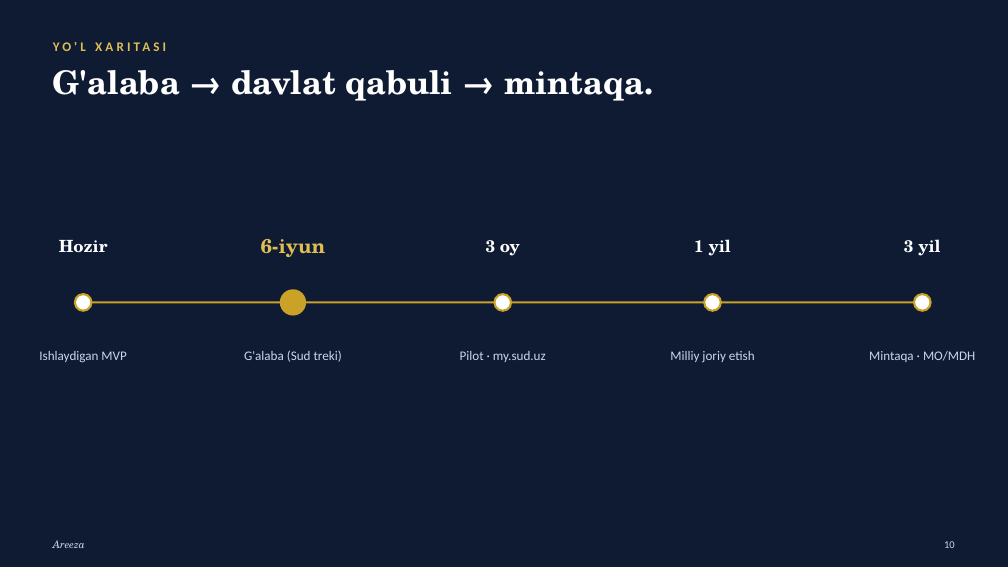
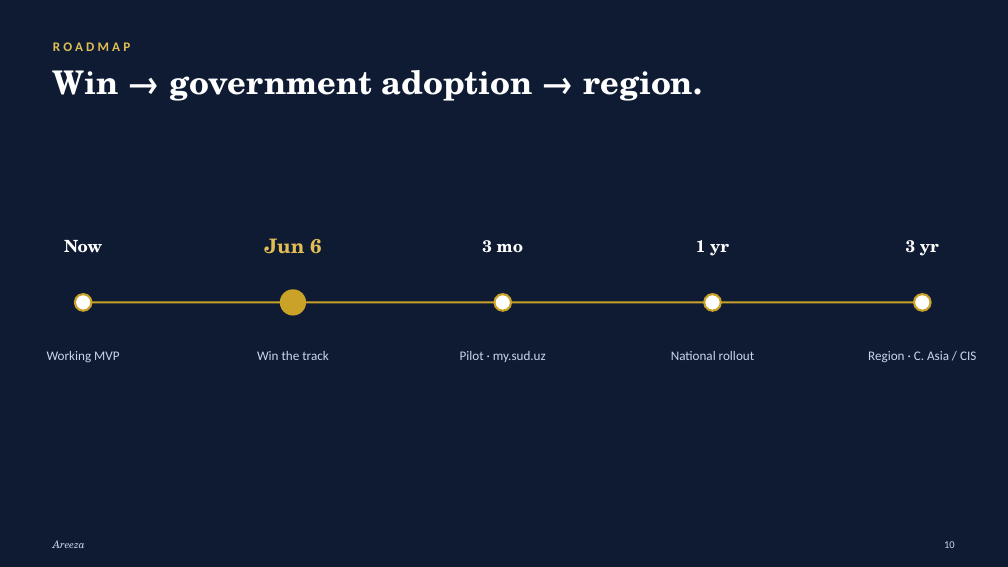
Before and after one commit to romaluev/areeza, a slide deck: slide 10 of docs/areeza-deck.pptx. Drawn at 1008x567 pixels with LibreOffice and Linux fonts; fonts in the diff are those of the drawing. Boxes give left, top, right and bottom in pixels: in the first picture for what was removed or moved away, otherwise in the second. Text is boxed around its words. In the diff, an @@ line names an element or a change of style, - is before the commit and + after.

```diff
--- a/docs/areeza-deck.pptx
+++ b/docs/areeza-deck.pptx
@@ text at <box>53,42,130,51</box>: text changed @@
-YO'L XARITASI
+ROADMAP
@@ text at <box>53,70,703,101</box>: text changed @@
-G'alaba → davlat qabuli → mintaqa.
+Win → government adoption → region.
@@ text at <box>264,238,321,254</box>: text changed @@
-6-iyun
+Jun 6
@@ text at <box>64,240,102,253</box>: text changed @@
-Hozir
+Now
@@ text at <box>482,240,523,253</box>: text changed @@
-3 oy
+3 mo
@@ text at <box>696,240,729,256</box>: text changed @@
-1 yil
+1 yr
@@ text at <box>906,240,939,256</box>: text changed @@
-3 yil
+3 yr
@@ text at <box>47,351,119,362</box>: text changed @@
-Ishlaydigan MVP
+Working MVP
@@ text at <box>257,351,328,360</box>: text changed @@
-G'alaba (Sud treki)
+Win the track
@@ text at <box>671,351,754,360</box>: text changed @@
-Milliy joriy etish
+National rollout
@@ text at <box>868,351,976,363</box>: text changed @@
-Mintaqa · MO/MDH
+Region · C. Asia / CIS
```
Also in this commit, not shown: 4 other slides changed, 7 slides added, 7 slides removed, 4 other files.
